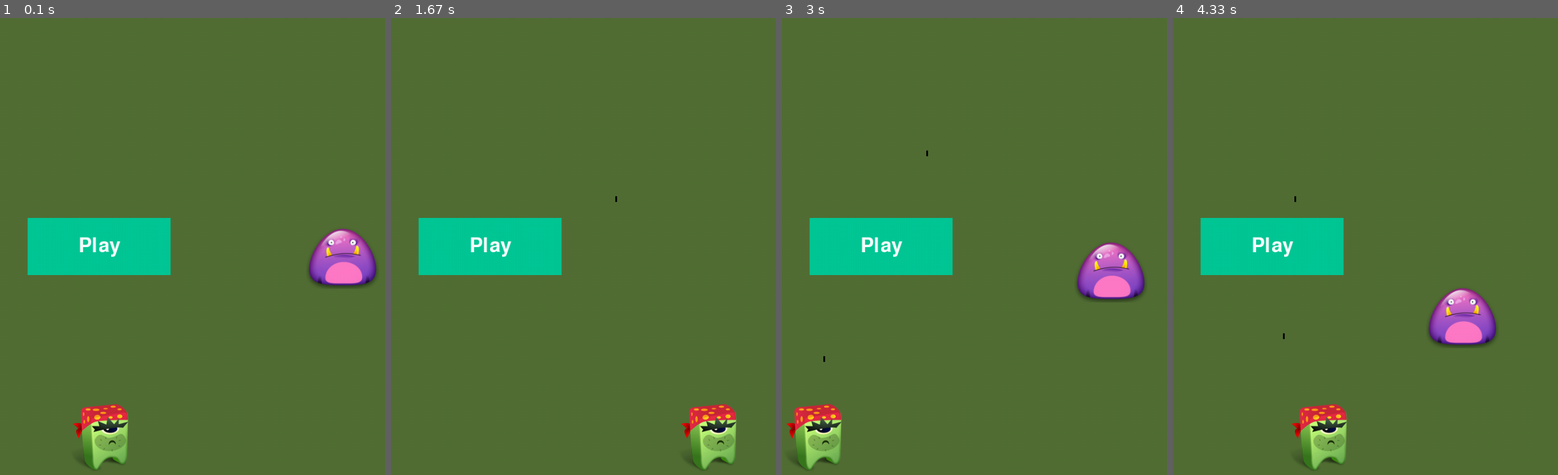
Above: before the commit, frames 1-4 (left to right).
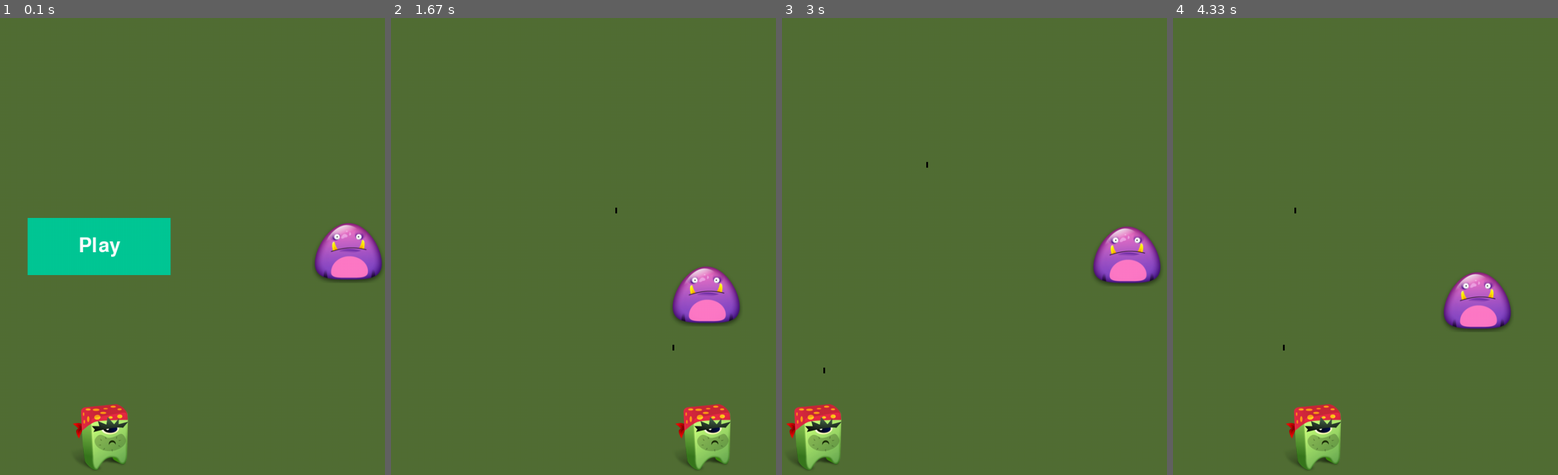
Above: after the commit, the same moments.

Repository: rbunch-dc/pygame-monsters
Game: pygame game, started from game.py
Two runs of this game, one before a commit and one after it. Both use one fixed random seed, a clock stepped at 60 frames per second and the inputs below. The source is Python 2; it was converted automatically to run under Python 3.
Inputs (mouse positions are in pixels of both pictures, inside the frame that each line leads up to):
- Up to frame 1 (0.1 s): no input
- Up to frame 2 (1.67 s): click (491, 246) at 0.38 s; tap Space at 0.67, 1.07, 1.37, 1.57 s; hold Right 1-1.47 s; hold Right from 1.5 s (still down)
- Up to frame 3 (3 s): tap Space at 1.87, 2.07, 2.37, 2.63, 2.93 s; release Right at 1.97 s; hold Left 2-2.53 s; hold Left 2.57-2.97 s
- Up to frame 4 (4.33 s): hold Right 3-3.63 s; tap Space at 3.07, 3.37, 3.73, 4.03, 4.23 s; hold Left 3.67-4.13 s; hold Right from 4.17 s (still down)

The runs differ from the first frame. In frame 1, 1.5% of the frame differs, in the area x 80-100%, y 44-60%; in frame 2, 7.6%; in frame 3, 7.2%; in frame 4, 8.3%, in the area x 7-88%, y 39-99%.

Commit message:
Add gitignore file and music fiels

Diff:
--- a/game.py
+++ b/game.py
@@ -13,8 +13,14 @@
 	screen = pygame.display.set_mode(game_settings.screen_size) #Set the screen size with set_mode
 	pygame.display.set_caption("Monster Attack") #set the message on the status bar
 
+	# music courtesy of http://ericskiff.com/music/
+	pygame.mixer.music.load('sounds/music.wav')
+	pygame.mixer.music.play(-1)
+
+
 	# Create a playbutton object and assign to a var
 	play_button = Play_button(screen,'Play')
+	print play_button.rect
 
 	hero = Hero(screen) #set a variable equal to the class and pass it the screen
 	bullets = Group() #set the bullets to group
@@ -24,19 +30,22 @@
 	tick = 0 #init counter at 0
 
 	while 1: #run this loop forever...
-		gf.check_events(hero, bullets, game_settings, screen) #call gf (aliased from game_functions module) and get the check_events method
-		hero.update() #update the hero flags
-		enemies.update(hero, game_settings.enemy_speed)
-		tick += 1
-		if tick % 150 == 0:
-			enemies.add(Monster(screen))
-		bullets.update() #call the update method in the while loop
-		theDict = groupcollide(enemies, bullets, True, True)
-		# print theDict
+		gf.check_events(hero, bullets, game_settings, screen, play_button) #call gf (aliased from game_functions module) and get the check_events method
 		gf.update_screen(game_settings, screen, hero, enemies, bullets, play_button) #call the update_screen method which handles updating the screen
-		for bullet in bullets: #get rid of bullets that are off the screen
-			if bullet.rect.bottom <= 0: #bullet bottom is at the top of the screen
-				bullets.remove(bullet) #call remove() against the group
-		# print len(bullets) #print the list bullets for fun
+		if game_settings.game_active:
+			hero.update() #update the hero flags
+			enemies.update(hero, game_settings.enemy_speed)
+			tick += 1
+			if tick % 150 == 0:
+				enemies.add(Monster(screen))
+			bullets.update() #call the update method in the while loop
+			theDict = groupcollide(enemies, bullets, True, True)
+			# print bool(theDict) #if empty... false
+			if(theDict):
+				print "You hit a monster. Play some winning type music"
+			for bullet in bullets: #get rid of bullets that are off the screen
+				if bullet.rect.bottom <= 0: #bullet bottom is at the top of the screen
+					bullets.remove(bullet) #call remove() against the group
+			# print len(bullets) #print the list bullets for fun
 
 run_game() #Start the game!
--- a/game_functions.py
+++ b/game_functions.py
@@ -4,10 +4,16 @@
 from bullets import Bullet #we dont care about the update or draw functions. Just the class
 from monster import Monster
 
-def check_events(hero, bullets, game_settings, screen):
+def check_events(hero, bullets, game_settings, screen, play_button):
 	for event in pygame.event.get(): #run through all pygame events
 		if event.type == pygame.QUIT: #if the event is the quit event...
 			sys.exit() #quit
+		# Handle Button click
+		elif event.type == pygame.MOUSEBUTTONDOWN:
+			mouse_x, mouse_y = pygame.mouse.get_pos()
+			# print mouse_x, mouse_y
+			if play_button.rect.collidepoint(mouse_x, mouse_y):
+				game_settings.game_active = True
 		elif event.type == pygame.KEYDOWN: #the user pushed a key and it's down
 			if event.key == pygame.K_RIGHT: #the user pressed right
 				hero.moving_right = True #set the flag
@@ -33,6 +39,9 @@
 		bullet.draw_bullet()
 	for enemy in enemies.sprites():
 		enemy.draw_me()
-	play_button.draw_button()
+
+
+	if not settings.game_active:
+		play_button.draw_button()
 
 	pygame.display.flip()
--- /dev/null
+++ b/music.py
@@ -0,0 +1,10 @@
+import pygame
+
+pygame.mixer.init()
+win_sound = pygame.mixer.Sound('sounds/win3.wav')
+lose_sound = pygame.mixer.Sound('sounds/lose.wav')
+lose_sound.play()
+while True:
+    pass
+
+pygame.mixer.quit()
--- a/settings.py
+++ b/settings.py
@@ -9,3 +9,4 @@
 		self.bullet_color = 0,0,0
 		self.enemy_speed = 1
 		self.mans_left = 3
+		self.game_active = False #init the game as not active
Not shown, added: .gitignore
Not shown, changed: game_functions.pyc
Not shown, changed: settings.pyc
Not shown, added: sounds/lose.wav
Not shown, added: sounds/music.wav
Not shown, added: sounds/win.wav
Not shown, changed: start_button.pyc
